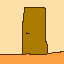
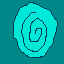
Comparing the layer stacks of the two 64x64 images. Changes:
hid "Calque #15" over [0, 0, 64, 64]
hid "Calque #14" over [0, 0, 64, 64]
hid "Calque #13" over [0, 0, 64, 64]
hid "Calque #12" over [0, 0, 64, 64]
hid "Calque #10" over [0, 0, 64, 64]
hid "Calque #8" over [0, 0, 64, 64]
hid "Calque #1" over [0, 0, 64, 64]
hid "Calque #5" over [0, 0, 64, 64]
hid "Calque #4" over [0, 0, 64, 64]
hid "Calque #3" over [0, 0, 64, 64]
